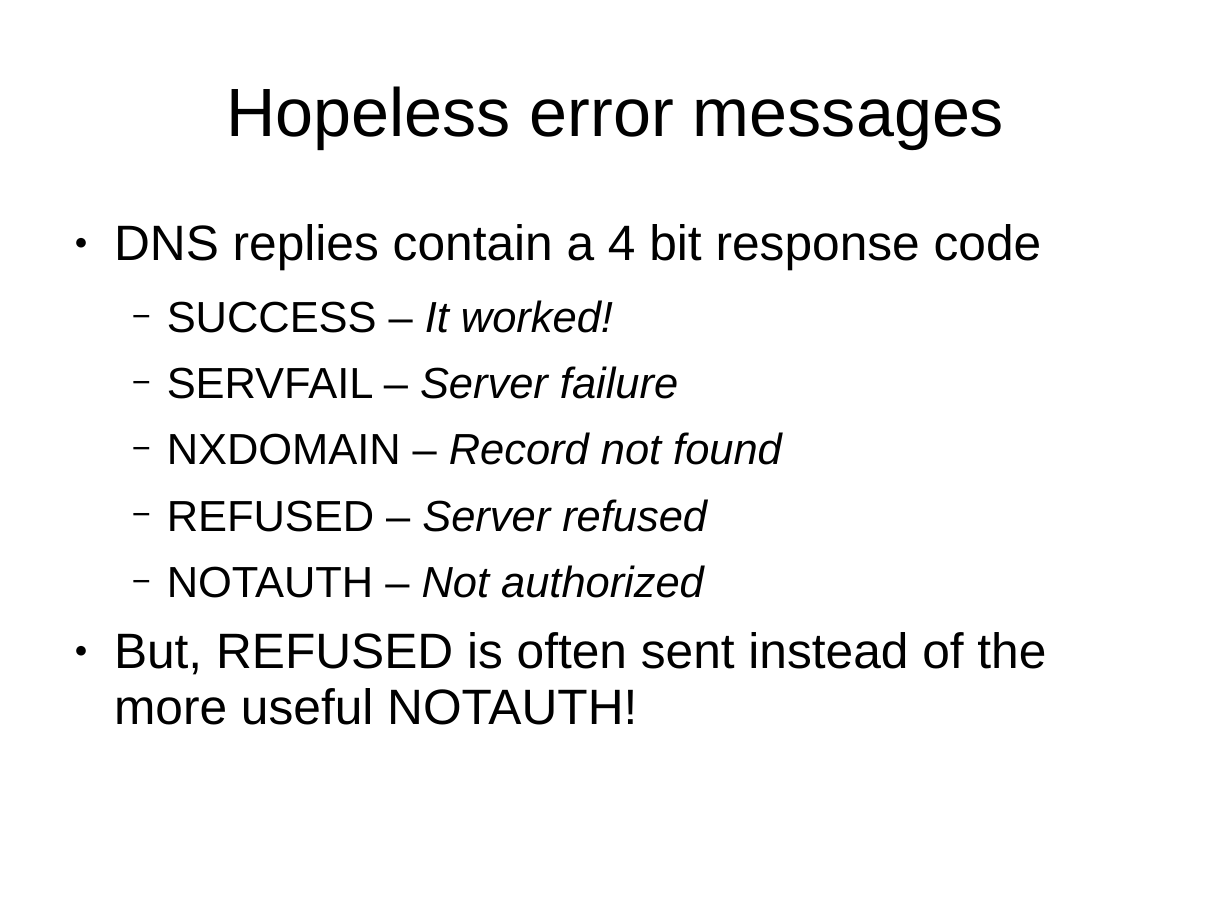
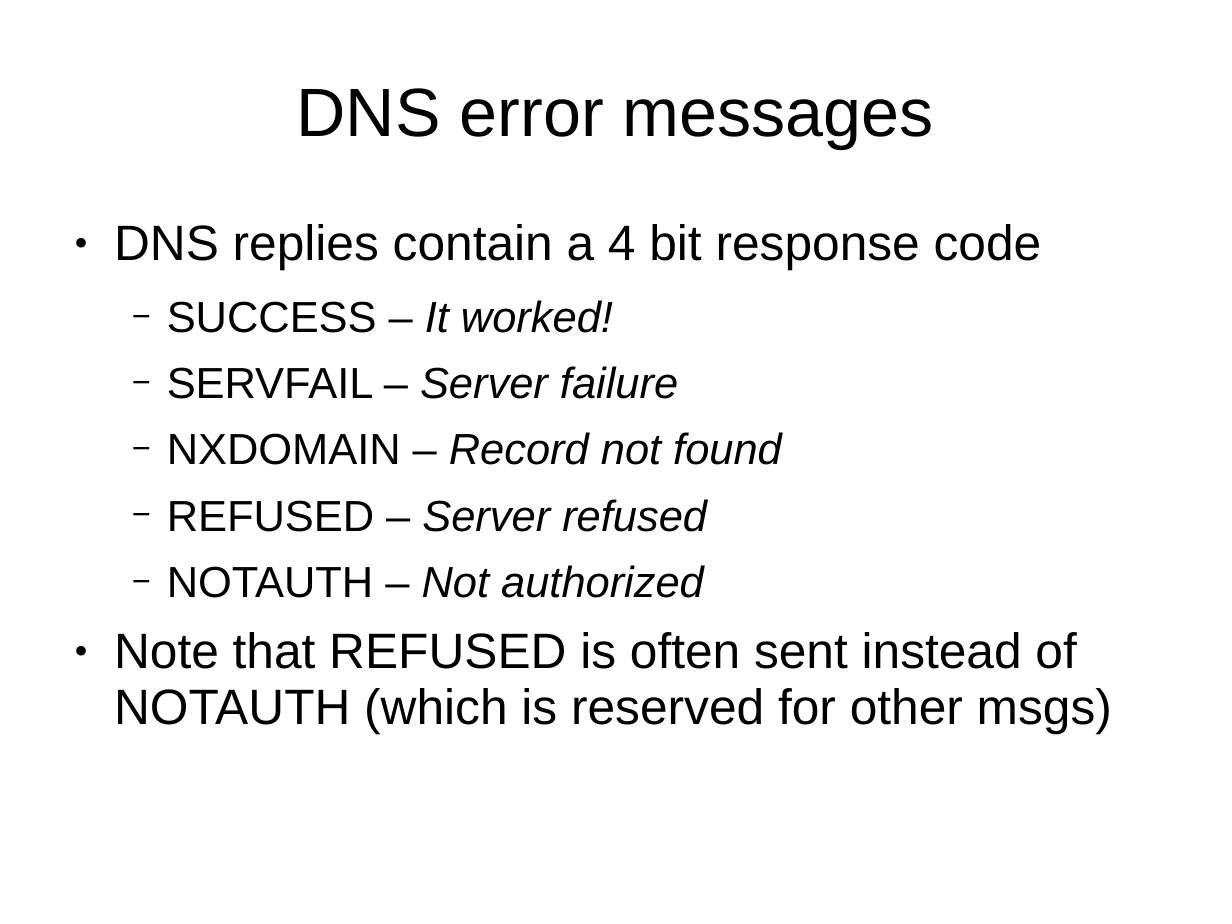
Before and after one commit to OneIdentity/dnsupdate, a slide deck: slide 12 of training.ppt (slide 11 before the commit). Drawn at 1232x924 pixels with LibreOffice and Linux fonts; fonts in the diff are those of the drawing. Boxes give left, top, right and bottom in pixels: in the first picture for what was removed or moved away, otherwise in the second. Text is boxed around its words. In the diff, an @@ line names an element or a change of style, - is before the commit and + after.

```diff
--- a/training.ppt
+++ b/training.ppt
@@ title at [297, 88, 934, 149]: text changed @@
-Hopeless error messages
+DNS error messages
@@ text at [114, 632, 1112, 733]: text changed @@
-● But, REFUSED is often sent instead of the more useful NOTAUTH!
+● Note that REFUSED is often sent instead of NOTAUTH (which is reserved for other msgs)
```
Also in this commit, not shown: 19 other slides changed, 6 slides added.
